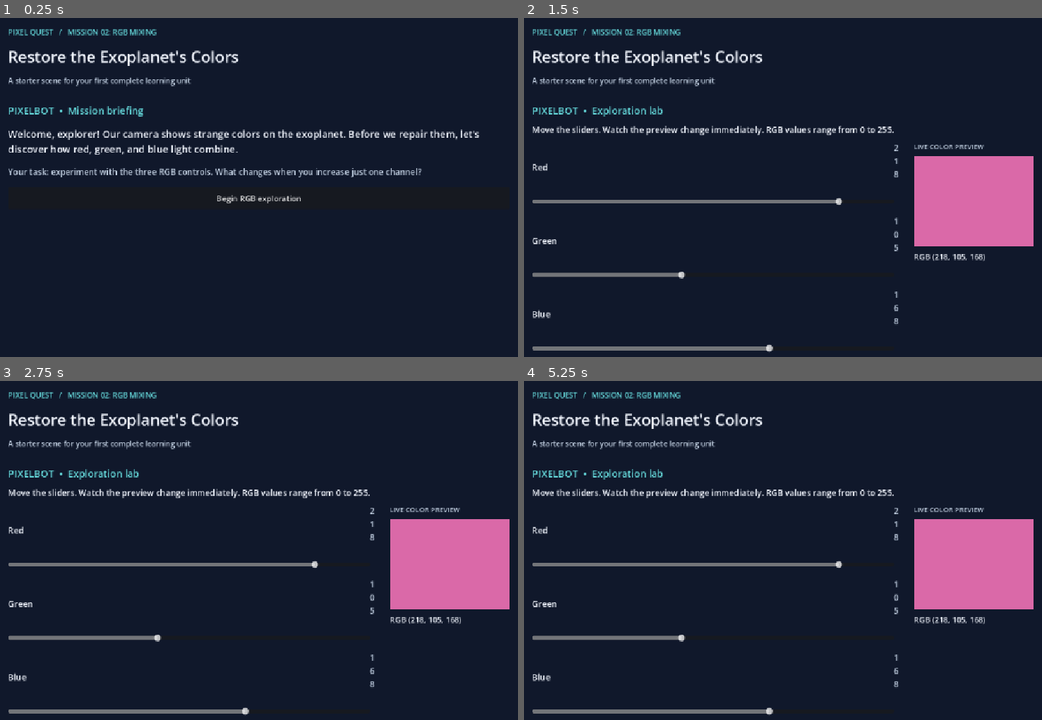
Above: before the commit, frames 1-4 (two rows, left to right).
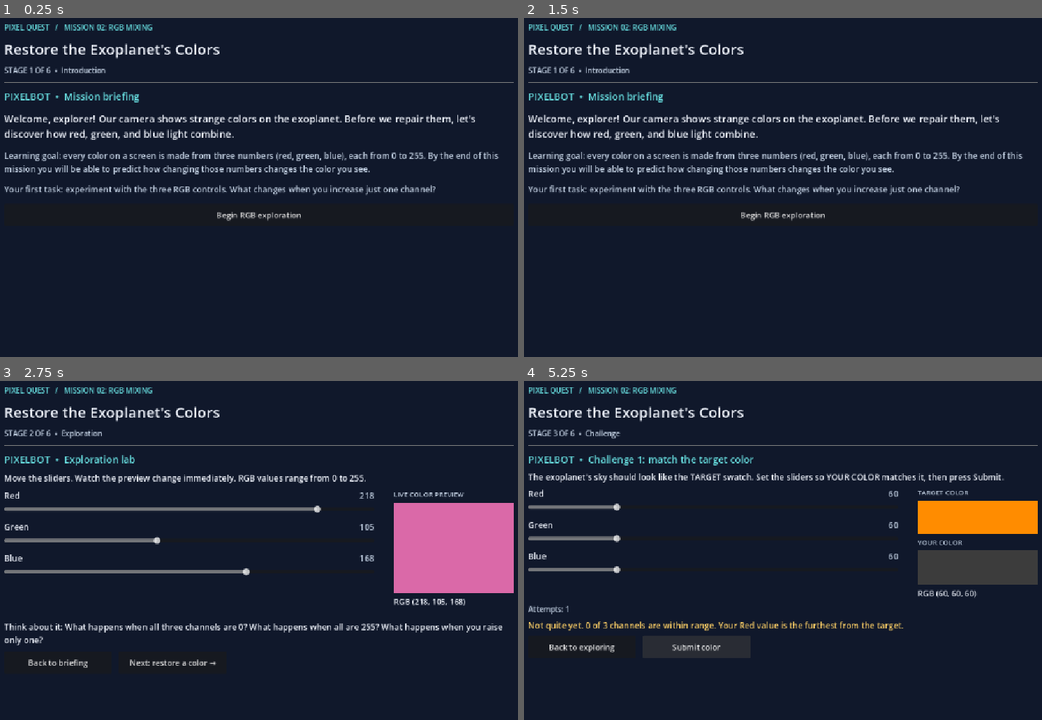
Above: after the commit, the same moments.

Repository: SP8609/Pixel_Quest_Godot_Starter
Game: Godot game, scene res://scenes/main.tscn
Two runs of this game, one before a commit and one after it. Both use one fixed random seed, a clock stepped at 60 frames per second and the inputs below.
Inputs (mouse positions are in pixels of both pictures, inside the frame that each line leads up to):
- Up to frame 1 (0.25 s): no input
- Up to frame 2 (1.5 s): click "Begin RGB exploration" at 0.5 s; click (580, 299) at 1.25 s, where only the run after the commit has a clickable "Back to briefing"
- Up to frame 3 (2.75 s): click (259, 577) at 2 s, where only the run after the commit has a clickable "Begin RGB exploration"
- Up to frame 4 (5.25 s): click (694, 662) at 2.75 s, where only the run after the commit has a clickable "Next: restore a color →"; click (580, 645) at 3.5 s, where only the run after the commit has a clickable "Back to exploring"; click (694, 662) at 4.25 s, where only the run after the commit has a clickable "Next: restore a color →"; click (694, 645) at 5 s, where only the run after the commit has a clickable "Submit color"

The runs differ from the first frame. In frame 1, 9.9% of the frame differs, in the area x 0-100%, y 1-60%; in frame 2, 17%; in frame 3, 13%; in frame 4, 18%, in the area x 0-100%, y 1-99%.

Commit message:
Updated with Task 1 changes

Diff:
--- a/scenes/main.tscn
+++ b/scenes/main.tscn
@@ -1,8 +1,8 @@
-[gd_scene format=3 uid="uid://dw3fwca6xirwp"]
+[gd_scene load_steps=2 format=3]
 
-[ext_resource type="Script" uid="uid://pngt3ttdlb44" path="res://scripts/main.gd" id="1_script"]
+[ext_resource type="Script" path="res://scripts/main.gd" id="1_script"]
 
-[node name="PixelQuest" type="Control" unique_id=1237407261]
+[node name="PixelQuest" type="Control"]
 layout_mode = 3
 anchors_preset = 15
 anchor_right = 1.0
--- a/scripts/main.gd
+++ b/scripts/main.gd
@@ -1,31 +1,82 @@
 extends Control
-## Pixel Quest, Week 1: a deliberately incomplete starter.
-## Included: PixelBot introduction, RGB exploration, live preview, navigation.
-## Students add: target-color challenge, feedback, scaffold, independent retry,
-## reflection, and optional interaction logging.
+## Pixel Quest, Week 1: complete RGB Mixing learning unit.
+##
+## Six stages:
+##   1 Introduction -> 2 Exploration -> 3 Challenge -> 4 Scaffold + revision
+##   (appears inside the challenge) -> 5 Independent application -> 6 Reflection + completion.
+##
+## DESIGN RULES (document these in the group report):
+##   - A color match means EVERY channel is within +/- TOLERANCE of the target.
+##   - Scaffold trigger: two unsuccessful submissions in the first challenge.
+##   - Scaffold level 1 (2+ misses): a guiding question about the channel that is furthest off.
+##   - Scaffold level 2 (4+ misses): the hint also says whether that channel is too high or too low.
+##   - The independent challenge never shows automatic hints.
+##   - Every attempt is logged on screen and saved to a local JSON file.
 
 const BACKGROUND := Color("10182b")
 const PANEL := Color("1d2b47")
 const ACCENT := Color("66dbdd")
 const TEXT := Color("f3f7ff")
 const MUTED := Color("c4d2e4")
-
-var intro_panel: VBoxContainer
-var explore_panel: VBoxContainer
-var red_slider: HSlider
-var green_slider: HSlider
-var blue_slider: HSlider
-var red_value: Label
-var green_value: Label
-var blue_value: Label
-var color_preview: ColorRect
-var rgb_readout: Label
+const GOOD := Color("7be08a")
+const WARN := Color("ffd166")
+
+const TOLERANCE := 20
+const SCAFFOLD_AFTER := 2
+const STRONG_HINT_AFTER := 4
+const INDEPENDENT_SKIP_AFTER := 5
+const MIN_REFLECTION_CHARS := 20
+const TARGET_1 := [255, 140, 0]   # orange
+const TARGET_2 := [140, 0, 200]   # purple
+const CHANNELS := ["Red", "Green", "Blue"]
+
+var stage_label: Label
+var panels := {}
+
+var explore_ui := {}
+var challenge_ui := {}
+var independent_ui := {}
+
+# Challenge widgets
+var ch_feedback: Label
+var ch_hint_box: PanelContainer
+var ch_hint_text: Label
+var ch_submit: Button
+var ch_continue: Button
+var ch_attempt_label: Label
+
+# Independent widgets
+var ind_feedback: Label
+var ind_submit: Button
+var ind_continue: Button
+var ind_skip: Button
+var ind_attempt_label: Label
+
+# Reflection / completion widgets
+var reflection_input: TextEdit
+var reflection_message: Label
+var summary_label: Label
+var log_label: Label
+var save_label: Label
+
+# Evidence for the report
+var ch_attempts := 0
+var ch_solved := false
+var ch_scaffold_shown := false
+var ch_solved_after_scaffold := false
+var ind_attempts := 0
+var ind_solved := false
+var ind_skipped := false
+var reflection_text := ""
+var event_log: Array = []
 
 
 func _ready() -> void:
 	_build_layout()
 	_show_intro()
 
+
+# ---------------------------------------------------------------- layout
 
 func _build_layout() -> void:
 	var background := ColorRect.new()
@@ -36,130 +87,421 @@
 
 	var outer := MarginContainer.new()
 	outer.set_anchors_and_offsets_preset(Control.PRESET_FULL_RECT)
-	outer.add_theme_constant_override("margin_left", 64)
-	outer.add_theme_constant_override("margin_right", 64)
-	outer.add_theme_constant_override("margin_top", 38)
-	outer.add_theme_constant_override("margin_bottom", 38)
+	outer.add_theme_constant_override("margin_left", 56)
+	outer.add_theme_constant_override("margin_right", 56)
+	outer.add_theme_constant_override("margin_top", 28)
+	outer.add_theme_constant_override("margin_bottom", 28)
 	add_child(outer)
 
+	var scroll := ScrollContainer.new()
+	scroll.horizontal_scroll_mode = ScrollContainer.SCROLL_MODE_DISABLED
+	outer.add_child(scroll)
+
 	var column := VBoxContainer.new()
-	column.add_theme_constant_override("separation", 16)
-	outer.add_child(column)
-
-	var eyebrow := _label("PIXEL QUEST   /   MISSION 02: RGB MIXING", 15, ACCENT)
-	column.add_child(eyebrow)
-	column.add_child(_label("Restore the Exoplanet's Colors", 32, TEXT))
-	column.add_child(_label("A starter scene for your first complete learning unit", 15, MUTED))
+	column.size_flags_horizontal = Control.SIZE_EXPAND_FILL
+	column.add_theme_constant_override("separation", 12)
+	scroll.add_child(column)
+
+	column.add_child(_label("PIXEL QUEST   /   MISSION 02: RGB MIXING", 15, ACCENT))
+	column.add_child(_label("Restore the Exoplanet's Colors", 30, TEXT))
+	stage_label = _label("", 15, MUTED)
+	column.add_child(stage_label)
 	column.add_child(HSeparator.new())
 
-	intro_panel = VBoxContainer.new()
-	intro_panel.add_theme_constant_override("separation", 20)
-	column.add_child(intro_panel)
-	intro_panel.add_child(_label("PIXELBOT  •  Mission briefing", 20, ACCENT))
-	intro_panel.add_child(_label("Welcome, explorer! Our camera shows strange colors on the exoplanet. Before we repair them, let's discover how red, green, and blue light combine.", 20, TEXT))
-	intro_panel.add_child(_label("Your task: experiment with the three RGB controls. What changes when you increase just one channel?", 17, MUTED))
-	var start_button := _button("Begin RGB exploration")
-	start_button.pressed.connect(_show_explore)
-	intro_panel.add_child(start_button)
-
-	explore_panel = VBoxContainer.new()
-	explore_panel.add_theme_constant_override("separation", 13)
-	column.add_child(explore_panel)
-	explore_panel.add_child(_label("PIXELBOT  •  Exploration lab", 20, ACCENT))
-	explore_panel.add_child(_label("Move the sliders. Watch the preview change immediately. RGB values range from 0 to 255.", 17, TEXT))
-
-	var activity := HBoxContainer.new()
-	activity.add_theme_constant_override("separation", 40)
-	explore_panel.add_child(activity)
-
-	var controls := VBoxContainer.new()
-	controls.size_flags_horizontal = Control.SIZE_EXPAND_FILL
-	controls.add_theme_constant_override("separation", 16)
-	activity.add_child(controls)
-
-	var red := _make_slider_row("Red", 218.0)
-	controls.add_child(red[0])
-	red_slider = red[1]
-	red_value = red[2]
-	var green := _make_slider_row("Green", 105.0)
-	controls.add_child(green[0])
-	green_slider = green[1]
-	green_value = green[2]
-	var blue := _make_slider_row("Blue", 168.0)
-	controls.add_child(blue[0])
-	blue_slider = blue[1]
-	blue_value = blue[2]
-
-	var right := VBoxContainer.new()
-	right.custom_minimum_size = Vector2(245, 0)
-	right.add_theme_constant_override("separation", 9)
-	activity.add_child(right)
-	right.add_child(_label("LIVE COLOR PREVIEW", 14, MUTED))
-	color_preview = ColorRect.new()
-	color_preview.custom_minimum_size = Vector2(245, 185)
-	right.add_child(color_preview)
-	rgb_readout = _label("", 16, TEXT)
-	right.add_child(rgb_readout)
-
-	red_slider.value_changed.connect(_update_preview)
-	green_slider.value_changed.connect(_update_preview)
-	blue_slider.value_changed.connect(_update_preview)
-	_update_preview(0)
-
-	explore_panel.add_child(HSeparator.new())
-	explore_panel.add_child(_label("Think about it: What happens when all three channels are 0? What happens when all are 255?", 17, TEXT))
+	_build_intro(column)
+	_build_explore(column)
+	_build_challenge(column)
+	_build_independent(column)
+	_build_reflection(column)
+	_build_complete(column)
+
+
+func _new_panel(key: String, parent: Control, gap: int) -> VBoxContainer:
+	var panel := VBoxContainer.new()
+	panel.add_theme_constant_override("separation", gap)
+	parent.add_child(panel)
+	panels[key] = panel
+	return panel
+
+
+# Stage 1
+func _build_intro(parent: Control) -> void:
+	var p := _new_panel("intro", parent, 18)
+	p.add_child(_label("PIXELBOT  •  Mission briefing", 20, ACCENT))
+	p.add_child(_label("Welcome, explorer! Our camera shows strange colors on the exoplanet. Before we repair them, let's discover how red, green, and blue light combine.", 20, TEXT))
+	p.add_child(_label("Learning goal: every color on a screen is made from three numbers (red, green, blue), each from 0 to 255. By the end of this mission you will be able to predict how changing those numbers changes the color you see.", 17, MUTED))
+	p.add_child(_label("Your first task: experiment with the three RGB controls. What changes when you increase just one channel?", 17, MUTED))
+	var start := _button("Begin RGB exploration")
+	start.pressed.connect(_show_explore)
+	p.add_child(start)
+
+
+# Stage 2
+func _build_explore(parent: Control) -> void:
+	var p := _new_panel("explore", parent, 12)
+	p.add_child(_label("PIXELBOT  •  Exploration lab", 20, ACCENT))
+	p.add_child(_label("Move the sliders. Watch the preview change immediately. RGB values range from 0 to 255.", 17, TEXT))
+	explore_ui = _build_workspace(p, [218, 105, 168], [])
+	p.add_child(HSeparator.new())
+	p.add_child(_label("Think about it: What happens when all three channels are 0? What happens when all are 255? What happens when you raise only one?", 17, TEXT))
 	var nav := HBoxContainer.new()
 	nav.add_theme_constant_override("separation", 14)
-	explore_panel.add_child(nav)
+	p.add_child(nav)
 	var back := _button("Back to briefing")
 	back.pressed.connect(_show_intro)
 	nav.add_child(back)
-	var next := _button("Next: build the challenge →")
-	next.pressed.connect(_show_placeholder)
+	var next := _button("Next: restore a color →")
+	next.pressed.connect(_show_challenge)
 	nav.add_child(next)
 
 
+# Stages 3 and 4
+func _build_challenge(parent: Control) -> void:
+	var p := _new_panel("challenge", parent, 10)
+	p.add_child(_label("PIXELBOT  •  Challenge 1: match the target color", 20, ACCENT))
+	p.add_child(_label("The exoplanet's sky should look like the TARGET swatch. Set the sliders so YOUR COLOR matches it, then press Submit.", 17, TEXT))
+	challenge_ui = _build_workspace(p, [60, 60, 60], TARGET_1)
+	ch_attempt_label = _label("Attempts: 0", 15, MUTED)
+	p.add_child(ch_attempt_label)
+	ch_feedback = _label("", 17, TEXT)
+	p.add_child(ch_feedback)
+	var hint := _make_callout()
+	ch_hint_box = hint[0]
+	ch_hint_text = hint[1]
+	ch_hint_box.visible = false
+	p.add_child(ch_hint_box)
+	var nav := HBoxContainer.new()
+	nav.add_theme_constant_override("separation", 14)
+	p.add_child(nav)
+	var back := _button("Back to exploring")
+	back.pressed.connect(_show_explore)
+	nav.add_child(back)
+	ch_submit = _button("Submit color")
+	ch_submit.pressed.connect(_on_challenge_submit)
+	nav.add_child(ch_submit)
+	ch_continue = _button("Next: independent challenge →")
+	ch_continue.visible = false
+	ch_continue.pressed.connect(_show_independent)
+	nav.add_child(ch_continue)
+
+
+# Stage 5
+func _build_independent(parent: Control) -> void:
+	var p := _new_panel("independent", parent, 10)
+	p.add_child(_label("PIXELBOT  •  Challenge 2: on your own", 20, ACCENT))
+	p.add_child(_label("A new patch of the planet needs repairing. This time I won't give hints. Use what you learned to match the target.", 17, TEXT))
+	independent_ui = _build_workspace(p, [60, 60, 60], TARGET_2)
+	ind_attempt_label = _label("Attempts: 0", 15, MUTED)
+	p.add_child(ind_attempt_label)
+	ind_feedback = _label("", 17, TEXT)
+	p.add_child(ind_feedback)
+	var nav := HBoxContainer.new()
+	nav.add_theme_constant_override("separation", 14)
+	p.add_child(nav)
+	ind_submit = _button("Submit color")
+	ind_submit.pressed.connect(_on_independent_submit)
+	nav.add_child(ind_submit)
+	ind_skip = _button("I'm stuck: move on")
+	ind_skip.visible = false
+	ind_skip.pressed.connect(_on_independent_skip)
+	nav.add_child(ind_skip)
+	ind_continue = _button("Next: reflection →")
+	ind_continue.visible = false
+	ind_continue.pressed.connect(_show_reflection)
+	nav.add_child(ind_continue)
+
+
+# Stage 6a
+func _build_reflection(parent: Control) -> void:
+	var p := _new_panel("reflection", parent, 12)
+	p.add_child(_label("PIXELBOT  •  Reflection", 20, ACCENT))
+	p.add_child(_label("Explain in your own words: how did changing the red, green, and blue values affect the resulting color?", 20, TEXT))
+	p.add_child(_label("Tip: you can mention colors you made, or what happened when you raised or lowered each channel.", 15, MUTED))
+	reflection_input = TextEdit.new()
+	reflection_input.custom_minimum_size = Vector2(0, 140)
+	reflection_input.wrap_mode = TextEdit.LINE_WRAPPING_BOUNDARY
+	reflection_input.placeholder_text = "Type your explanation here..."
+	p.add_child(reflection_input)
+	reflection_message = _label("", 16, WARN)
+	p.add_child(reflection_message)
+	var finish := _button("Finish mission")
+	finish.pressed.connect(_on_reflection_submit)
+	p.add_child(finish)
+
+
+# Stage 6b
+func _build_complete(parent: Control) -> void:
+	var p := _new_panel("complete", parent, 12)
+	p.add_child(_label("PIXELBOT  •  Mission complete!", 22, GOOD))
+	p.add_child(_label("The exoplanet's colors are restored. You now know that any screen color is just three numbers: red, green and blue, each from 0 to 255.", 18, TEXT))
+	p.add_child(HSeparator.new())
+	p.add_child(_label("SESSION RECORD (evidence for the Week 1 report)", 14, ACCENT))
+	summary_label = _label("", 16, TEXT)
+	p.add_child(summary_label)
+	log_label = _label("", 13, MUTED)
+	p.add_child(log_label)
+	save_label = _label("", 13, MUTED)
+	p.add_child(save_label)
+	var again := _button("Play again")
+	again.pressed.connect(func(): get_tree().reload_current_scene())
+	p.add_child(again)
+
+
+# ------------------------------------------------------------ navigation
+
+func _show_stage(key: String, title: String) -> void:
+	for k in panels:
+		panels[k].visible = (k == key)
+	stage_label.text = title
+
+
 func _show_intro() -> void:
-	intro_panel.visible = true
-	explore_panel.visible = false
+	_show_stage("intro", "STAGE 1 OF 6  •  Introduction")
 
 
 func _show_explore() -> void:
-	intro_panel.visible = false
-	explore_panel.visible = true
-
-
-func _show_placeholder() -> void:
-	# Students replace this placeholder with a real color-matching activity.
-	var dialog := AcceptDialog.new()
-	dialog.title = "Your Week 1 development task"
-	dialog.dialog_text = "Build the rest of the unit here: target-color challenge, feedback, scaffold, independent application, and reflection."
-	add_child(dialog)
-	dialog.popup_centered(Vector2i(560, 180))
-	dialog.confirmed.connect(dialog.queue_free)
-	dialog.close_requested.connect(dialog.queue_free)
-
-
-func _update_preview(_unused: float) -> void:
-	var r := int(red_slider.value)
-	var g := int(green_slider.value)
-	var b := int(blue_slider.value)
-	color_preview.color = Color8(r, g, b)
-	red_value.text = str(r)
-	green_value.text = str(g)
-	blue_value.text = str(b)
-	rgb_readout.text = "RGB (%d, %d, %d)" % [r, g, b]
+	_show_stage("explore", "STAGE 2 OF 6  •  Exploration")
+
+
+func _show_challenge() -> void:
+	if ch_scaffold_shown and not ch_solved:
+		_show_stage("challenge", "STAGE 4 OF 6  •  Scaffold + revision")
+	else:
+		_show_stage("challenge", "STAGE 3 OF 6  •  Challenge")
+
+
+func _show_independent() -> void:
+	_show_stage("independent", "STAGE 5 OF 6  •  Independent application")
+
+
+func _show_reflection() -> void:
+	_show_stage("reflection", "STAGE 6 OF 6  •  Reflection")
+
+
+func _show_complete() -> void:
+	_show_stage("complete", "STAGE 6 OF 6  •  Completion")
+
+
+# ------------------------------------------------------ stage 3/4 logic
+
+func _on_challenge_submit() -> void:
+	var values := _values(challenge_ui)
+	var result := _evaluate(values, TARGET_1)
+	var ok: bool = result["success"]
+	var matched: int = result["matched"]
+	var worst: int = result["worst"]
+	var diffs: Array = result["diffs"]
+	ch_attempts += 1
+	ch_attempt_label.text = "Attempts: %d" % ch_attempts
+	_log("Challenge 1, attempt %d: RGB(%d, %d, %d), %d of 3 channels in range" % [ch_attempts, values[0], values[1], values[2], matched])
+
+	if ok:
+		ch_solved = true
+		ch_solved_after_scaffold = ch_scaffold_shown
+		var message := "Match! Every channel is within ±%d of the target RGB(%d, %d, %d)." % [TOLERANCE, TARGET_1[0], TARGET_1[1], TARGET_1[2]]
+		if ch_scaffold_shown:
+			message += " You revised your answer after PixelBot's hint, and it worked."
+		ch_feedback.text = message
+		ch_feedback.add_theme_color_override("font_color", GOOD)
+		ch_submit.visible = false
+		ch_continue.visible = true
+		_log("Challenge 1 solved (after scaffold: %s)" % str(ch_scaffold_shown))
+		_show_challenge()
+		return
+
+	ch_feedback.add_theme_color_override("font_color", WARN)
+	ch_feedback.text = "Not quite yet. %d of 3 channels are within range. Your %s value is the furthest from the target." % [matched, CHANNELS[worst]]
+
+	if ch_attempts >= SCAFFOLD_AFTER:
+		if not ch_scaffold_shown:
+			ch_scaffold_shown = true
+			_log("Scaffold shown after %d unsuccessful submissions" % ch_attempts)
+		var channel: String = CHANNELS[worst]
+		var hint := "PixelBot hint: Look at the target swatch. Is there a lot of %s light in it, or very little? Compare that with your %s slider. Remember: 0 means none of that light and 255 means the most. Should your %s go up or down?" % [channel.to_lower(), channel.to_lower(), channel.to_lower()]
+		if ch_attempts >= STRONG_HINT_AFTER:
+			var too_high: bool = int(diffs[worst]) > 0
+			hint += "\n\nExtra clue: your %s is too %s compared with the target. Try %s it, then check the other two channels." % [channel.to_lower(), "high" if too_high else "low", "lowering" if too_high else "raising"]
+		ch_hint_text.text = hint
+		ch_hint_box.visible = true
+		_show_challenge()
+
+
+# ---------------------------------------------------------- stage 5 logic
+
+func _on_independent_submit() -> void:
+	var values := _values(independent_ui)
+	var result := _evaluate(values, TARGET_2)
+	var ok: bool = result["success"]
+	var matched: int = result["matched"]
+	ind_attempts += 1
+	ind_attempt_label.text = "Attempts: %d" % ind_attempts
+	_log("Challenge 2, attempt %d: RGB(%d, %d, %d), %d of 3 channels in range" % [ind_attempts, values[0], values[1], values[2], matched])
+
+	if ok:
+		ind_solved = true
+		ind_feedback.text = "Match! You solved it without any hints. The target was RGB(%d, %d, %d)." % [TARGET_2[0], TARGET_2[1], TARGET_2[2]]
+		ind_feedback.add_theme_color_override("font_color", GOOD)
+		ind_submit.visible = false
+		ind_skip.visible = false
+		ind_continue.visible = true
+		_log("Challenge 2 solved independently")
+		return
+
+	ind_feedback.add_theme_color_override("font_color", WARN)
+	ind_feedback.text = "Not a match yet: %d of 3 channels are within range. Adjust and submit again." % matched
+	if ind_attempts >= INDEPENDENT_SKIP_AFTER:
+		ind_skip.visible = true
+
+
+func _on_independent_skip() -> void:
+	ind_skipped = true
+	_log("Challenge 2 skipped after %d attempts" % ind_attempts)
+	_show_reflection()
+
+
+# ---------------------------------------------------------- stage 6 logic
+
+func _on_reflection_submit() -> void:
+	var text := reflection_input.text.strip_edges()
+	if text.length() < MIN_REFLECTION_CHARS:
+		reflection_message.text = "Please write a little more (at least %d characters) so your explanation is complete." % MIN_REFLECTION_CHARS
+		return
+	reflection_text = text
+	_log("Reflection submitted (%d characters)" % text.length())
+	var path := _save_log()
+	summary_label.text = "Challenge 1: %d attempt(s), scaffold shown: %s, solved: %s\nChallenge 2: %d attempt(s), solved independently: %s%s\nYour reflection: \"%s\"" % [
+		ch_attempts, "yes" if ch_scaffold_shown else "no", "yes" if ch_solved else "no",
+		ind_attempts, "yes" if ind_solved else "no", " (skipped)" if ind_skipped else "",
+		reflection_text]
+	log_label.text = "Event log:\n" + "\n".join(event_log)
+	save_label.text = "Saved to: " + path
+	_show_complete()
+
+
+func _save_log() -> String:
+	var path := "user://pixelquest_session_%d.json" % int(Time.get_unix_time_from_system())
+	var data := {
+		"challenge1_attempts": ch_attempts,
+		"challenge1_solved": ch_solved,
+		"scaffold_shown": ch_scaffold_shown,
+		"challenge1_solved_after_scaffold": ch_solved_after_scaffold,
+		"challenge2_attempts": ind_attempts,
+		"challenge2_solved": ind_solved,
+		"challenge2_skipped": ind_skipped,
+		"reflection": reflection_text,
+		"events": event_log,
+	}
+	var file := FileAccess.open(path, FileAccess.WRITE)
+	if file:
+		file.store_string(JSON.stringify(data, "  "))
+		file.close()
+	return ProjectSettings.globalize_path(path)
+
+
+# ----------------------------------------------------------------- rules
+
+## Compares the player's RGB values with a target. Positive diff = player's value is too high.
+func _evaluate(values: Array, target: Array) -> Dictionary:
+	var diffs: Array = []
+	var matched := 0
+	var worst := 0
+	for i in 3:
+		var d: int = int(values[i]) - int(target[i])
+		diffs.append(d)
+		if absi(d) <= TOLERANCE:
+			matched += 1
+		if absi(d) > absi(int(diffs[worst])):
+			worst = i
+	return {"success": matched == 3, "matched": matched, "worst": worst, "diffs": diffs}
+
+
+func _values(ui: Dictionary) -> Array:
+	var out: Array = []
+	for s in ui["sliders"]:
+		out.append(int(s.value))
+	return out
+
+
+func _log(message: String) -> void:
+	event_log.append("%s  %s" % [Time.get_time_string_from_system(), message])
+	print(message)
+
+
+# ----------------------------------------------------------- UI builders
+
+## Sliders + live preview. If `target` is not empty, a TARGET swatch is shown above the player's swatch.
+func _build_workspace(parent: Control, start: Array, target: Array) -> Dictionary:
+	var ui := {}
+	var activity := HBoxContainer.new()
+	activity.add_theme_constant_override("separation", 40)
+	parent.add_child(activity)
+
+	var controls := VBoxContainer.new()
+	controls.size_flags_horizontal = Control.SIZE_EXPAND_FILL
+	controls.add_theme_constant_override("separation", 12)
+	activity.add_child(controls)
+
+	var sliders: Array = []
+	var value_labels: Array = []
+	for i in 3:
+		var row := _make_slider_row(CHANNELS[i], float(start[i]))
+		controls.add_child(row[0])
+		sliders.append(row[1])
+		value_labels.append(row[2])
+
+	var right := VBoxContainer.new()
+	right.custom_minimum_size = Vector2(245, 0)
+	right.add_theme_constant_override("separation", 6)
+	activity.add_child(right)
+
+	var swatch_height := 185
+	if not target.is_empty():
+		swatch_height = 70
+		right.add_child(_label("TARGET COLOR", 14, MUTED))
+		var target_rect := ColorRect.new()
+		target_rect.custom_minimum_size = Vector2(245, swatch_height)
+		target_rect.color = Color8(int(target[0]), int(target[1]), int(target[2]))
+		right.add_child(target_rect)
+		right.add_child(_label("YOUR COLOR", 14, MUTED))
+	else:
+		right.add_child(_label("LIVE COLOR PREVIEW", 14, MUTED))
+
+	var preview := ColorRect.new()
+	preview.custom_minimum_size = Vector2(245, swatch_height)
+	right.add_child(preview)
+	var readout := _label("", 16, TEXT)
+	right.add_child(readout)
+
+	ui["sliders"] = sliders
+	ui["labels"] = value_labels
+	ui["preview"] = preview
+	ui["readout"] = readout
+	for s in sliders:
+		s.value_changed.connect(_refresh_workspace.bind(ui))
+	_refresh_workspace(0.0, ui)
+	return ui
+
+
+func _refresh_workspace(_unused: float, ui: Dictionary) -> void:
+	var values := _values(ui)
+	ui["preview"].color = Color8(values[0], values[1], values[2])
+	for i in 3:
+		ui["labels"][i].text = str(values[i])
+	ui["readout"].text = "RGB (%d, %d, %d)" % [values[0], values[1], values[2]]
 
 
 func _make_slider_row(channel_name: String, initial: float) -> Array:
 	var group := VBoxContainer.new()
-	group.add_theme_constant_override("separation", 5)
+	group.add_theme_constant_override("separation", 4)
 	var heading := HBoxContainer.new()
 	group.add_child(heading)
 	var name_label := _label(channel_name, 17, TEXT)
 	name_label.size_flags_horizontal = Control.SIZE_EXPAND_FILL
 	heading.add_child(name_label)
 	var value_label := _label(str(int(initial)), 17, MUTED)
+	value_label.autowrap_mode = TextServer.AUTOWRAP_OFF
+	value_label.custom_minimum_size = Vector2(48, 0)
+	value_label.horizontal_alignment = HORIZONTAL_ALIGNMENT_RIGHT
 	heading.add_child(value_label)
 	var slider := HSlider.new()
 	slider.min_value = 0
@@ -171,6 +513,20 @@
 	return [group, slider, value_label]
 
 
+func _make_callout() -> Array:
+	var box := PanelContainer.new()
+	var style := StyleBoxFlat.new()
+	style.bg_color = PANEL
+	style.border_color = ACCENT
+	style.set_border_width_all(2)
+	style.set_corner_radius_all(8)
+	style.set_content_margin_all(14)
+	box.add_theme_stylebox_override("panel", style)
+	var text := _label("", 17, TEXT)
+	box.add_child(text)
+	return [box, text]
+
+
 func _button(title: String) -> Button:
 	var button := Button.new()
 	button.text = title
Not shown, changed: scripts/main.gd.uid
